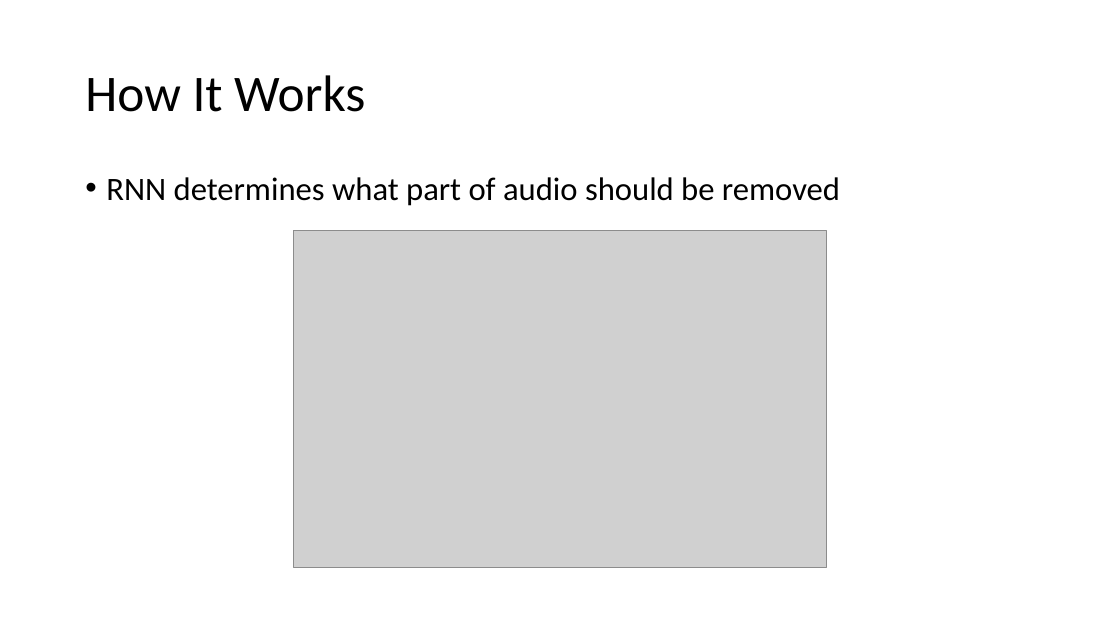
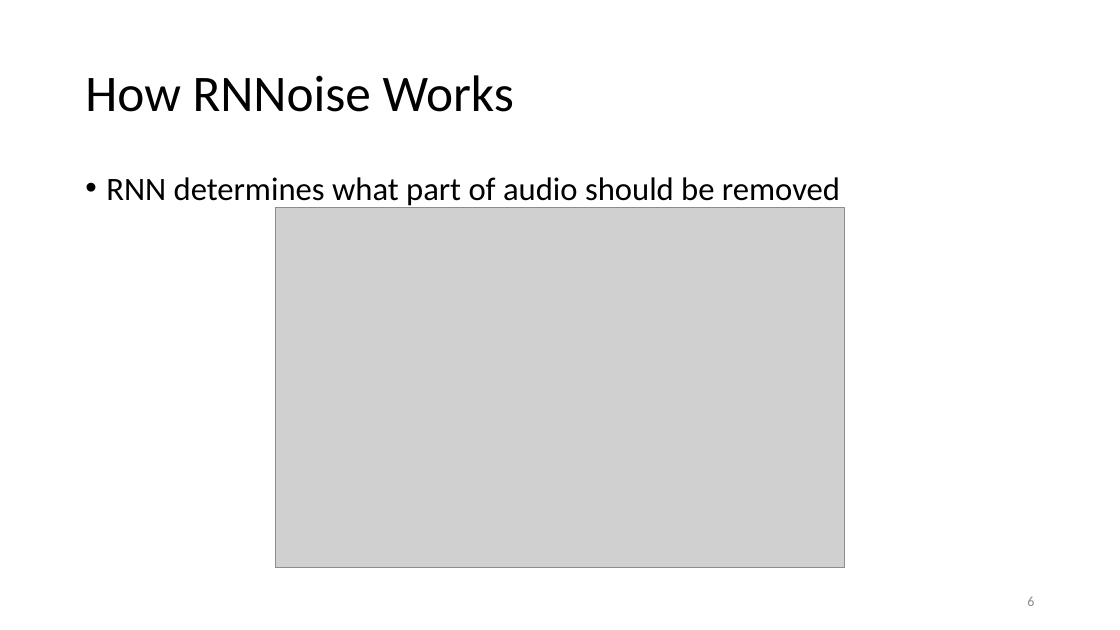
Before and after one commit to mt3443/eecs649_advanced_topic, a slide deck: slide 6 of presentation.pptx (slide 4 before the commit). Drawn at 1120x630 pixels with LibreOffice and Linux fonts; fonts in the diff are those of the drawing; grey boxes stand for pictures. Boxes give left, top, right and bottom in pixels: in the first picture for what was removed or moved away, otherwise in the second. Text is boxed around its words. In the diff, an @@ line names an element or a change of style, - is before the commit and + after.

```diff
--- a/presentation.pptx
+++ b/presentation.pptx
@@ title at (85, 75, 514, 112): text changed @@
-How It Works
+How RNNoise Works
@@ picture: place and size @@
-picture at (294, 230, 827, 567)
+picture at (276, 208, 844, 567)
@@ page number added at (1027, 597, 1034, 606), 12 pt, text #8C8C8C @@
+6
```
Also in this commit, not shown: 7 other slides changed, 2 slides added.
